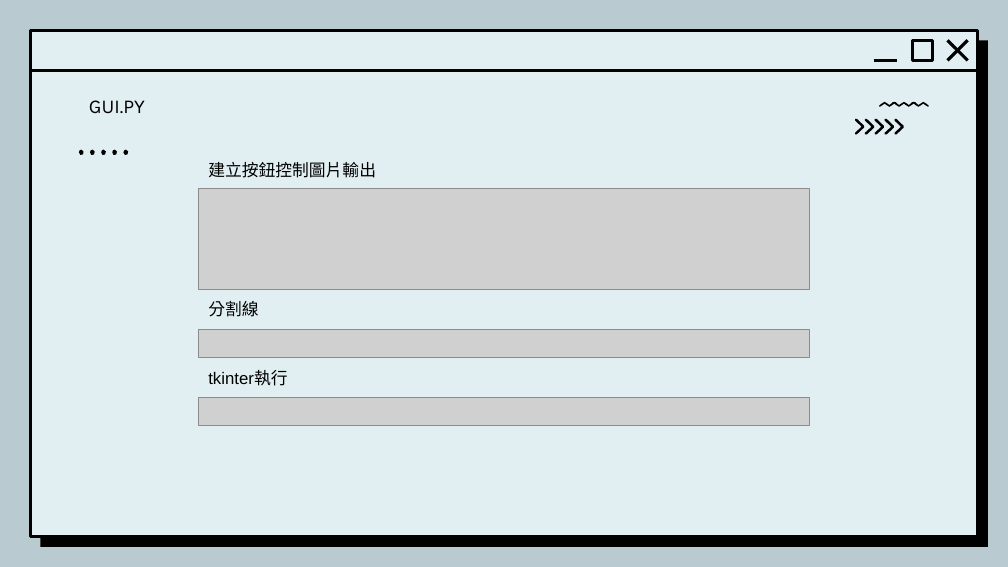
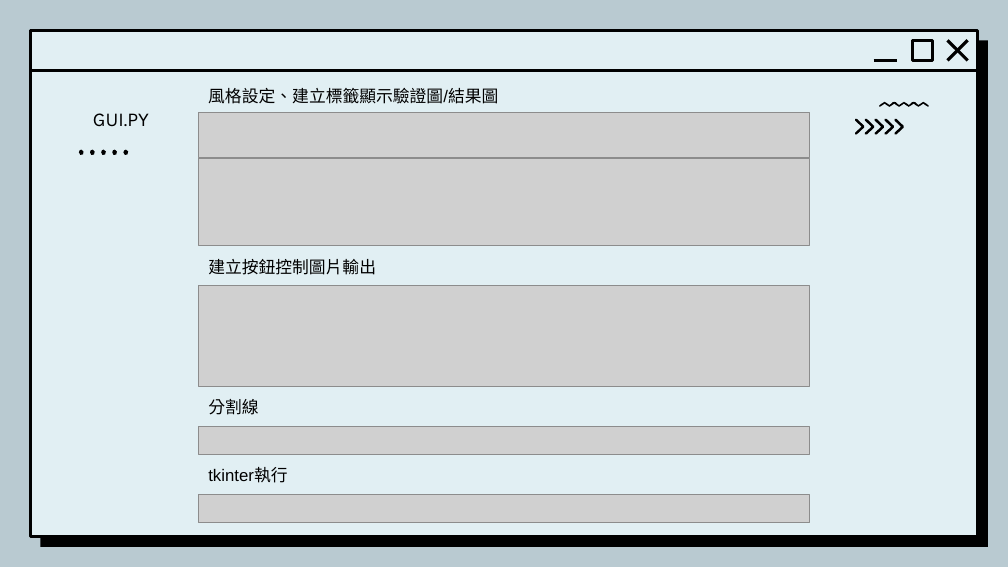
Before and after one commit to JFY1104/Multimedia_Project, a slide deck: slide 13 of 多媒體-驗證碼解析.pptx. Drawn at 1008x567 pixels with LibreOffice and Linux fonts; fonts in the diff are those of the drawing; grey boxes stand for pictures; background and template pictures are left out. Boxes give left, top, right and bottom in pixels: in the first picture for what was removed or moved away, otherwise in the second. Text is boxed around its words. In the diff, an @@ line names an element or a change of style, - is before the commit and + after.

```diff
--- a/多媒體-驗證碼解析.pptx
+++ b/多媒體-驗證碼解析.pptx
@@ text added at (x1=208, y1=88, x2=498, y2=104), 12 pt, text #000000 @@
+風格設定、建立標籤顯示驗證圖/結果圖
@@ text "GUI.PY" moved from (x1=89, y1=100, x2=145, y2=114) to (x1=93, y1=113, x2=149, y2=127) @@
@@ picture added at (x1=199, y1=113, x2=810, y2=158) @@
@@ picture resized from (x1=199, y1=188, x2=810, y2=289) to (x1=199, y1=158, x2=810, y2=245) @@
@@ text "建立按鈕控制圖片輸出" moved from (x1=208, y1=162, x2=376, y2=178) to (x1=208, y1=259, x2=376, y2=275) @@
@@ picture resized from (x1=199, y1=330, x2=810, y2=358) to (x1=199, y1=285, x2=810, y2=386) @@
@@ text "分割線" moved from (x1=208, y1=301, x2=258, y2=317) to (x1=208, y1=399, x2=258, y2=415) @@
@@ picture moved from (x1=199, y1=398, x2=810, y2=426) to (x1=199, y1=426, x2=810, y2=455) @@
@@ text "tkinter執行" moved from (x1=208, y1=370, x2=287, y2=386) to (x1=208, y1=467, x2=287, y2=483) @@
@@ picture added at (x1=199, y1=495, x2=810, y2=523) @@
```
Also in this commit, not shown: 4 other slides changed, 1 slide added, 1 slide removed.
